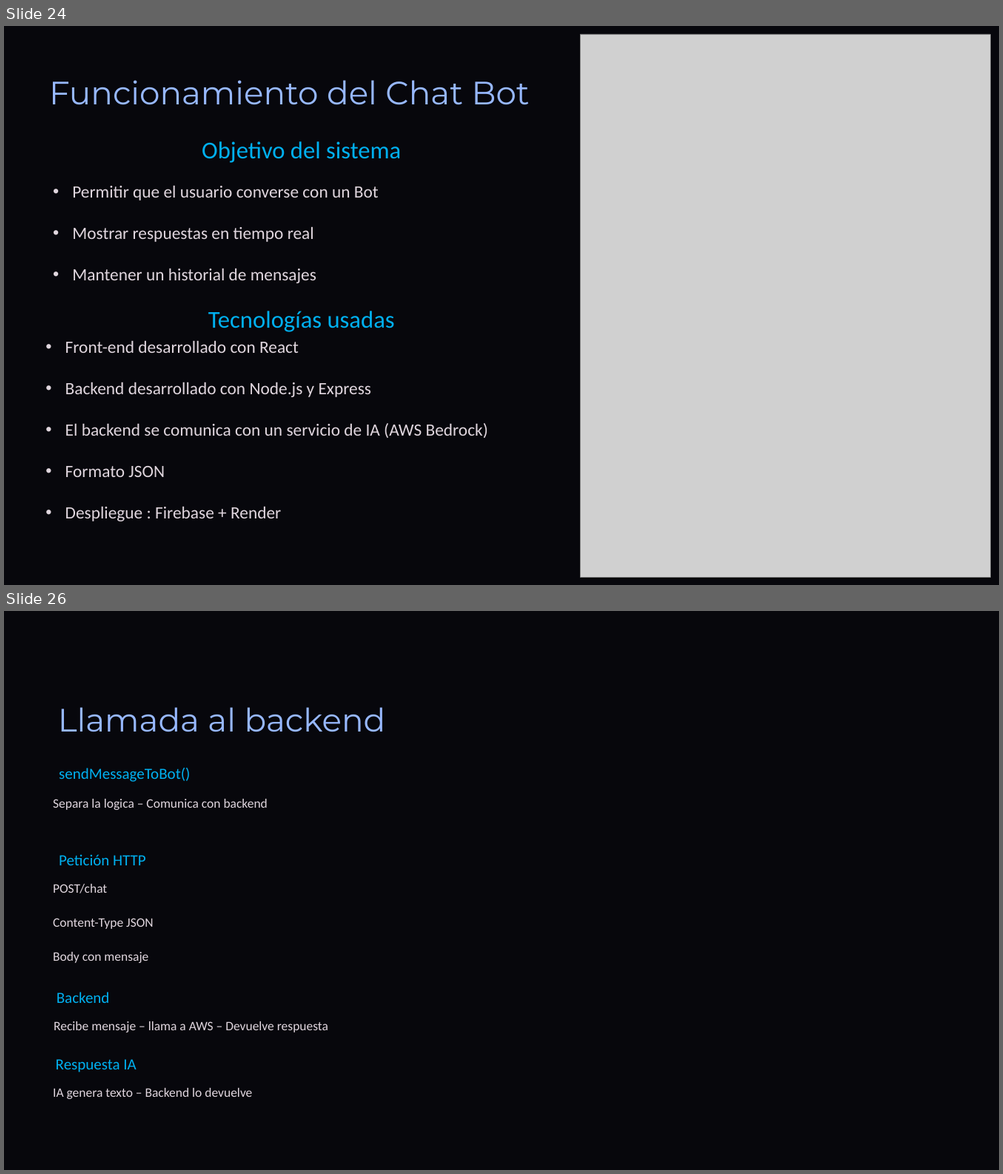
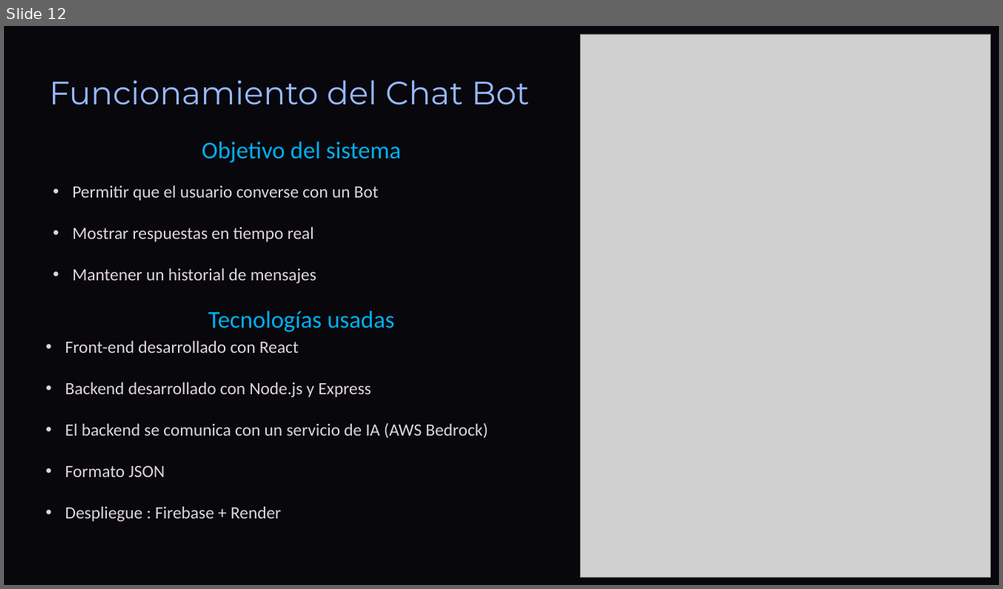
Before and after one commit to DavidCorredorMiguel/proyectogrupo2, a slide deck: Tech-and-Learn-Innovacion-y-Aprendizaje-en-E-commerce (1).pptx. Shown one above the other, each under a label of ours: slides 24 and 26 before the commit, slide 12 after it; the slides between them are not shown. The pictures are 1003x1174 and 1003x589 pixels, drawn with LibreOffice and Linux fonts; fonts in the diff are those of the drawing; grey boxes stand for pictures; background and template pictures are left out. Boxes give left, top, right and bottom in pixels: in the first picture for what was removed or moved away, otherwise in the second. Text is boxed around its words. In the diff, an @@ line names an element or a change of style, - is before the commit and + after.

```diff
--- a/Tech-and-Learn-Innovacion-y-Aprendizaje-en-E-commerce (1).pptx
+++ b/Tech-and-Learn-Innovacion-y-Aprendizaje-en-E-commerce (1).pptx
@@ slide 26 removed at bbox=[4, 611, 999, 1170], background picture (left out); not listed: 1 template element that a slide beside it also shows @@
@@ text removed at bbox=[58, 707, 386, 732] @@
-Llamada al backend
@@ text removed at bbox=[59, 768, 190, 782] @@
-sendMessageToBot()
@@ text removed at bbox=[53, 799, 267, 810] @@
-Separa la logica – Comunica con backend
@@ text removed at bbox=[59, 854, 146, 866] @@
-Petición HTTP
@@ text removed at bbox=[53, 884, 153, 963] @@
-POST/chat
-Content-Type JSON
-Body con mensaje
@@ text removed at bbox=[57, 992, 110, 1003] @@
-Backend
@@ text removed at bbox=[54, 1022, 328, 1033] @@
-Recibe mensaje – llama a AWS – Devuelve respuesta
@@ text removed at bbox=[56, 1059, 136, 1073] @@
-Respuesta IA
@@ text removed at bbox=[53, 1088, 252, 1099] @@
-IA genera texto – Backend lo devuelve
@@ what was slide 24 is now slide 12 @@
```
Also in this commit, not shown: 5 slides changed, 4 slides added, 2 other slides removed, 1 other file.
